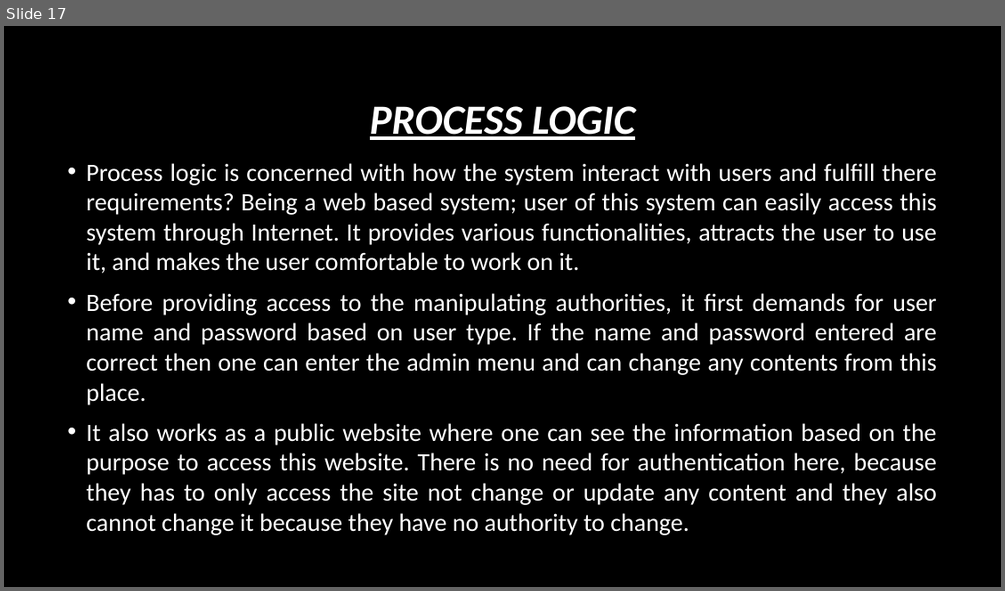
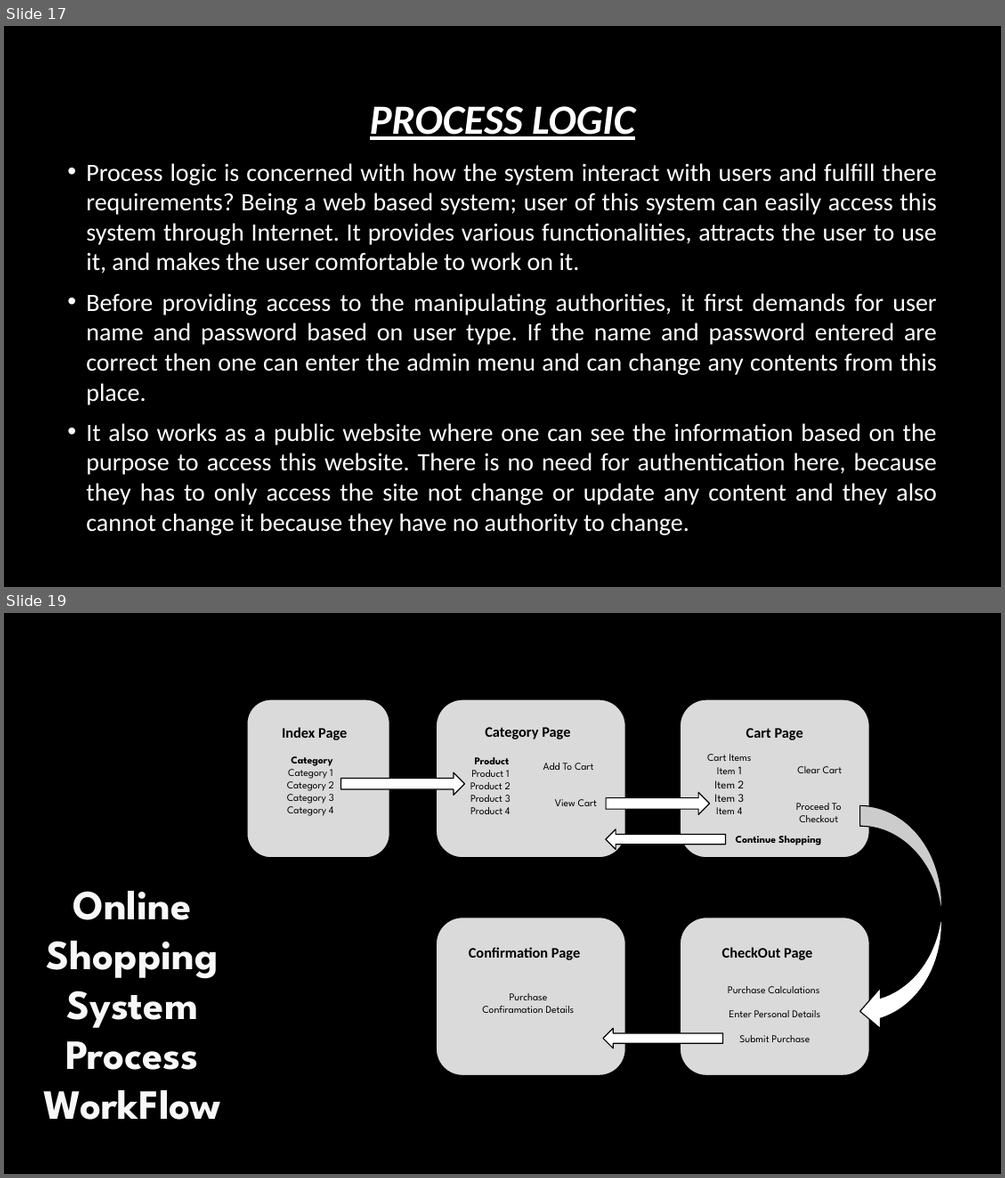
Before and after one commit to lalitgiri/Angular_Practice_Program, a slide deck: Ecommerce-Project/report data/project ppt.pptx. Shown one above the other, each under a label of ours: slide 17 before the commit, slides 17 and 19 after it; the slides between them are not shown. The pictures are 1005x591 and 1005x1178 pixels, drawn with LibreOffice and Linux fonts; fonts in the diff are those of the drawing; background and template pictures are left out. Boxes give left, top, right and bottom in pixels: in the first picture for what was removed or moved away, otherwise in the second. Text is boxed around its words. In the diff, an @@ line names an element or a change of style, - is before the commit and + after.

```diff
--- a/Ecommerce-Project/report data/project ppt.pptx
+++ b/Ecommerce-Project/report data/project ppt.pptx
@@ slide 19 added at (4,613,1001,1174), background #000000 @@
@@ rounded rectangle added at (247,699,390,858), fill #DADADA, outline #000000 1 pt @@
@@ rounded rectangle added at (437,699,625,858), fill #DADADA, outline #000000 1 pt @@
@@ rounded rectangle added at (680,699,869,858), fill #DADADA, outline #000000 1 pt @@
@@ text added at (282,727,347,740), 14 pt, text #000000, bold @@
+Index Page
@@ text added at (485,727,570,739), 14 pt, text #000000, bold @@
+Category Page
@@ text added at (746,728,803,740), 14 pt, text #000000, bold @@
+Cart Page
@@ text added at (287,756,334,816), 10 pt, text #000000 @@
+Category
+Category 1
+Category 2
+Category 3
+Category 4
@@ right arrow added at (341,772,465,795), fill #FFFFFF, outline #000000 1 pt @@
@@ text added at (470,757,510,814), 10 pt, text #000000 @@
+Product
+Product 1
+Product 2
+Product 3
+Product 4
@@ text added at (543,763,593,770), 10 pt, text #000000 @@
+Add To Cart
@@ text added at (707,754,751,814), 10 pt, text #000000 @@
+Cart Items
+Item 1
+Item 2
+Item 3
+Item 4
@@ text added at (797,766,841,773), 10 pt, text #000000 @@
+Clear Cart
@@ text added at (555,799,597,806), 10 pt, text #000000 @@
+View Cart
@@ right arrow added at (606,793,710,815), fill #FFFFFF, outline #000000 1 pt @@
@@ text added at (796,803,841,822), 10 pt, text #000000 @@
+Proceed To Checkout
@@ curved left arrow added at (860,806,942,1032), fill #FFFFFF, outline #000000 1 pt @@
@@ left arrow added at (606,829,726,850), fill #FFFFFF, outline #000000 1 pt @@
@@ text added at (736,835,821,845), 10 pt, text #000000, bold @@
+Continue Shopping
@@ text added at (44,891,221,1119), 40 pt, text pattern #DADADA on #F8F8F8, bold @@
+Online Shopping System Process WorkFlow
@@ rounded rectangle added at (437,917,625,1075), fill #DADADA, outline #000000 1 pt @@
@@ rounded rectangle added at (680,917,869,1075), fill #DADADA, outline #000000 1 pt @@
@@ text added at (469,947,580,960), 14 pt, text #000000, bold @@
+Confirmation Page
@@ text added at (722,947,812,960), 14 pt, text #000000, bold @@
+CheckOut Page
@@ text added at (728,986,819,993), 10 pt, text #000000 @@
+Purchase Calculations
@@ text added at (482,993,574,1013), 10 pt, text #000000 @@
+Purchase Confiramation Details
@@ text added at (728,1010,820,1017), 10 pt, text #000000 @@
+Enter Personal Details
@@ left arrow added at (603,1028,722,1048), fill #FFFFFF, outline #000000 1 pt @@
@@ text added at (739,1035,809,1042), 10 pt, text #000000 @@
+Submit Purchase
```
Also in this commit, not shown: 1 slide changed, 3 other slides added, 11 other files.
